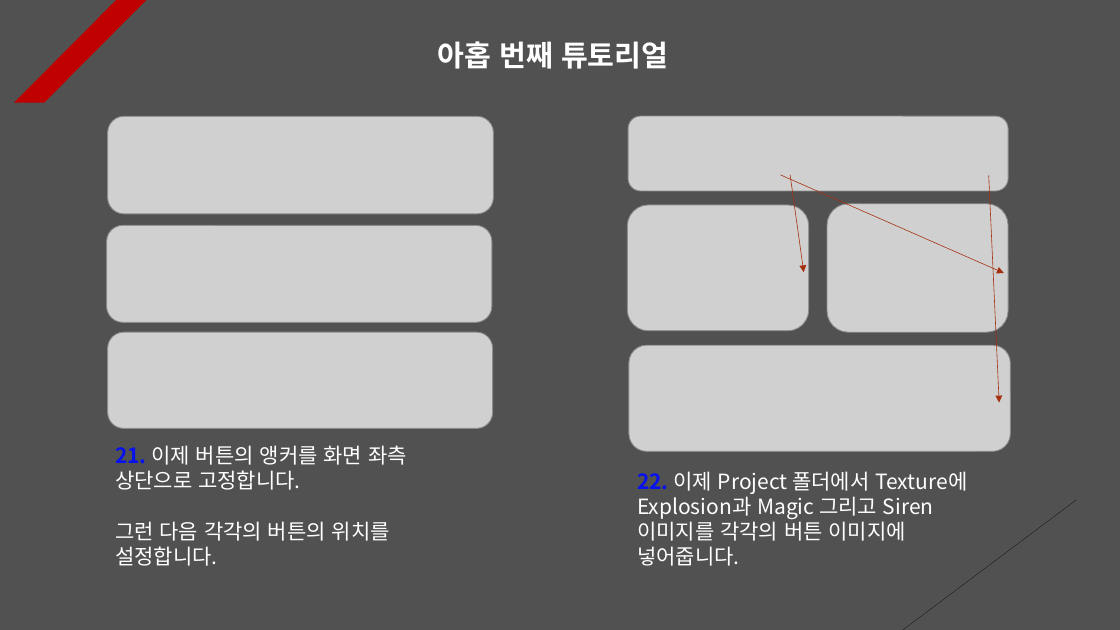
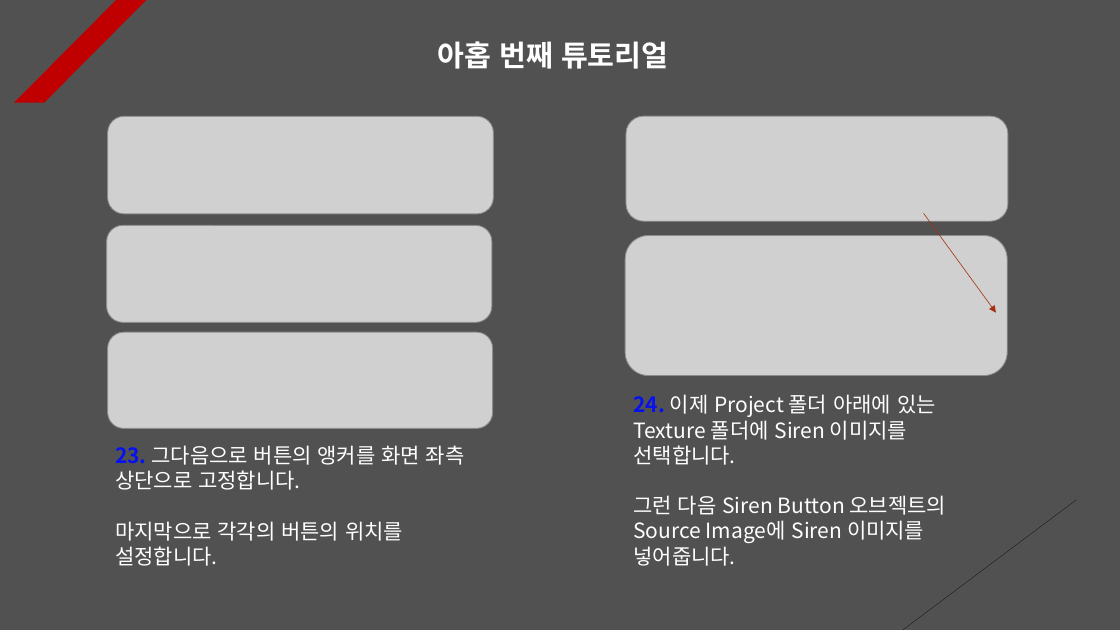
Before and after one commit to Unity2033/3D-UnityEngine, a slide deck: slide 10 of Assets/Class/Sound/PPT Data/Sound Example.pptx. Drawn at 1120x630 pixels with LibreOffice and Linux fonts; fonts in the diff are those of the drawing; grey boxes stand for pictures. Boxes give left, top, right and bottom in pixels: in the first picture for what was removed or moved away, otherwise in the second. Text is boxed around its words. In the diff, an @@ line names an element or a change of style, - is before the commit and + after.

```diff
--- a/Assets/Class/Sound/PPT Data/Sound Example.pptx
+++ b/Assets/Class/Sound/PPT Data/Sound Example.pptx
@@ picture: place and size @@
-picture at box(628, 116, 1008, 191)
+picture at box(626, 116, 1008, 221)
@@ arrow removed from (781, 175) to (1004, 273) @@
@@ arrow removed from (989, 176) to (1000, 402) @@
@@ picture removed at box(628, 205, 809, 331) @@
@@ picture removed at box(828, 204, 1009, 333) @@
@@ picture: place and size @@
-picture at box(629, 345, 1011, 451)
+picture at box(625, 235, 1007, 376)
@@ arrow moved from (791, 175) - (804, 272) to (923, 213) - (996, 313) @@
@@ text at box(633, 394, 947, 566): text changed @@
-22. 이제 Project 폴더에서 Texture에 Explosion과 Magic 그리고 Siren 이미지를 각각의 버튼 이미지에 넣어줍니다.
+24. 이제 Project 폴더 아래에 있는 Texture 폴더에 Siren 이미지를 선택합니다.
+그런 다음 Siren Button 오브젝트의 Source Image에 Siren 이미지를 넣어줍니다.
@@ text at box(115, 445, 465, 566): text changed @@
-21. 이제 버튼의 앵커를 화면 좌측 상단으로 고정합니다.
-그런 다음 각각의 버튼의 위치를 설정합니다.
+23. 그다음으로 버튼의 앵커를 화면 좌측 상단으로 고정합니다.
+마지막으로 각각의 버튼의 위치를 설정합니다.
```
Also in this commit, not shown: 4 other slides changed, 1 slide added, 4 other files.
